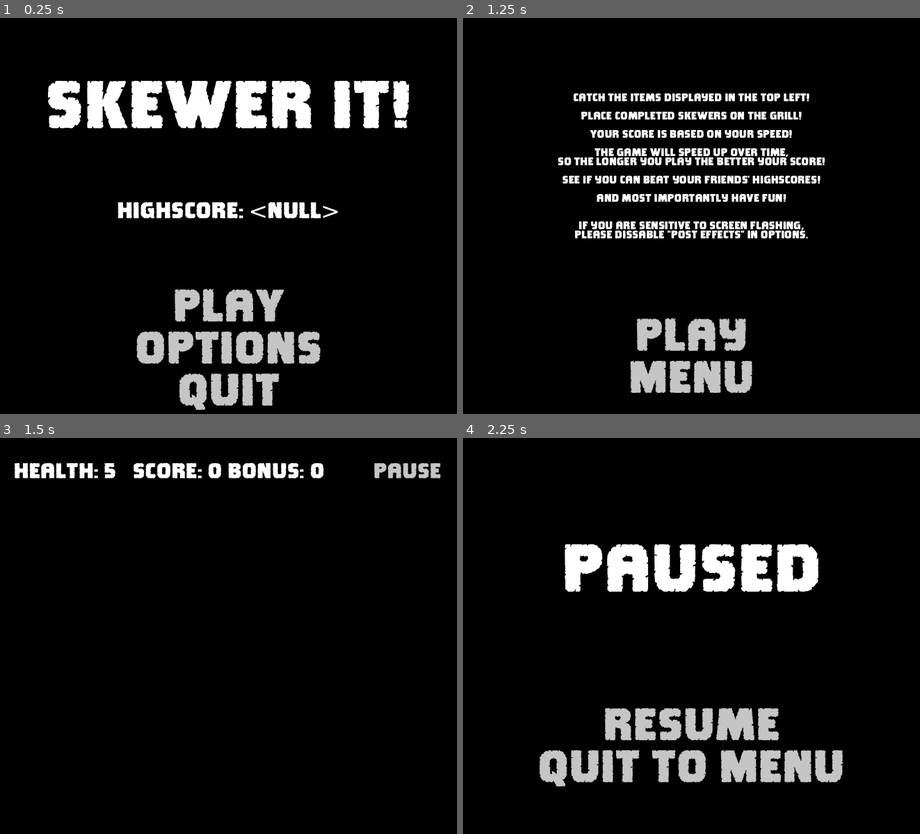
Above: before the commit, frames 1-4 (two rows, left to right).
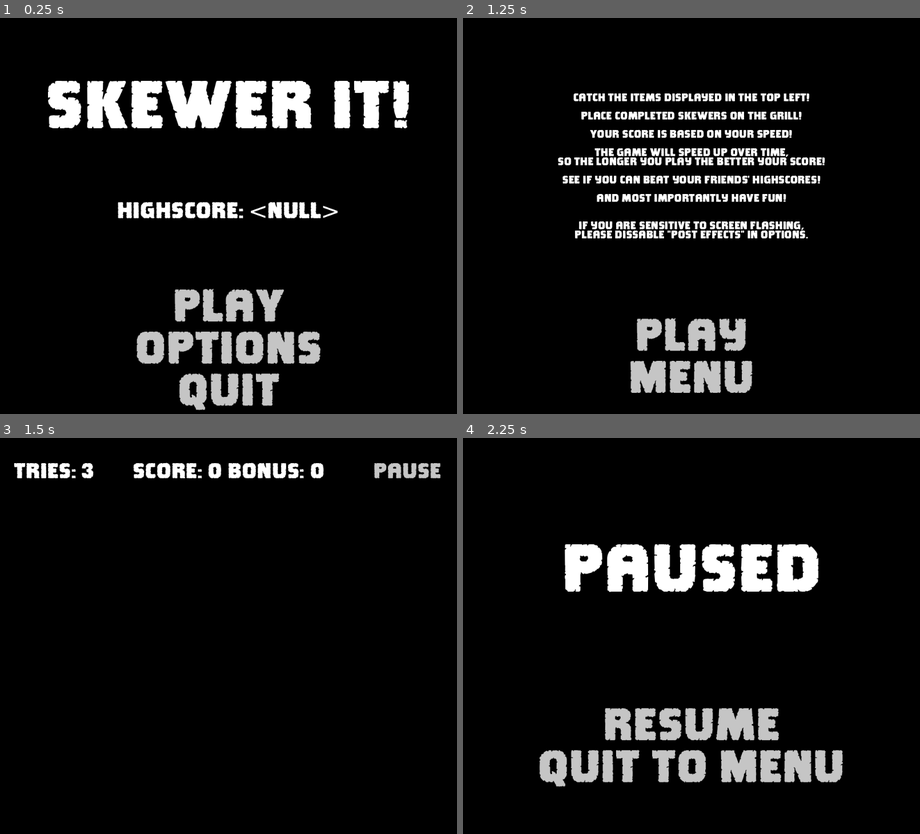
Above: after the commit, the same moments.

Repository: MichaelDawe/skewer_it
Game: Godot game, scene res://main.tscn
Same seed, same stepped clock (60 frames per second), same inputs: the game is played once before the commit and once after it.
Inputs:
- Up to frame 1 (0.25 s): no input
- Up to frame 2 (1.25 s): click "PLAY" at 0.5 s
- Up to frame 3 (1.5 s): click "Play" at 1.25 s
- Up to frame 4 (2.25 s): click "pause" at 2 s

Frames 1-2 are identical in both runs. In frame 3, 0.5% of the frame differs, in the area x 3-26%, y 6-11%; in frame 4, nothing differs.
Error in both runs: Invalid operands 'int' and 'Nil' in operator '>'. (res://main.gd:122)

Commit message:
changed health values again

Diff:
--- a/hud.gd
+++ b/hud.gd
@@ -17,7 +17,7 @@
 							+ str(int(main.score))
 							+ " Bonus: "
 							+ str(main.bonus - 1))
-	$MarginContainer/Health.set_text("Health: " + str(main.health))
+	$MarginContainer/Health.set_text("Tries: " + str(main.health))
 
 func _on_pause_pressed():
 	# pause the main scene
--- a/main.gd
+++ b/main.gd
@@ -18,7 +18,7 @@
 var caught = [0, 0, 0, 0, 0, 0] # list of objects already on skewer
 								# there are 5 places, with index 0 used
 								# for when the skewer is empty ahh
-var health = 5 	# starting health (maybe modify it based on difficulty?)
+var health = 3.0# starting health (maybe modify it based on difficulty?)
 				# probably default of 3 or 5, its 5 below but 2 here for debug
 				# could replace with just the bonus actually,
 				# which resets when you make a mistake
@@ -178,6 +178,8 @@
 	clear_skewer()
 
 func play():
+	# fix playtime to start at 10 minutes till fade
+	playTime = -300
 	# silly workaround for scoring 0
 	score = 0.5
 	# enable / dissable post effects
@@ -212,7 +214,7 @@
 						# overkill, but makes it harder on easy and easier on hard
 	catch += 1
 	# make game speed up over time
-	speedBoost += 0.01;		# make this a lot smaller thank 0.02 I think!
+	speedBoost += 0.0025;	# make this a lot smaller thank 0.02 I think!
 							# second half makes it exponentially harder for hard mode and easier for easy mode
 							# to help prevent abusing the speed to increase your highscore
 	update_skewer()
@@ -242,6 +244,8 @@
 				catch += 1
 				bonus += 0.25 * (speed / 10.0)
 				clear_skewer()
+				# reset tries:
+				if(health < 3.0): health += 0.25
 			# updates latest pick
 			if(caughtPos > 0):
 				caught[caughtPos] = number
@@ -252,7 +256,7 @@
 			damaged = 1
 			bonus = 1.0
 			# kill
-			if(health == 0):
+			if(health <= 0):
 				# write highscore
 				save_highscore()
 				# set mode
